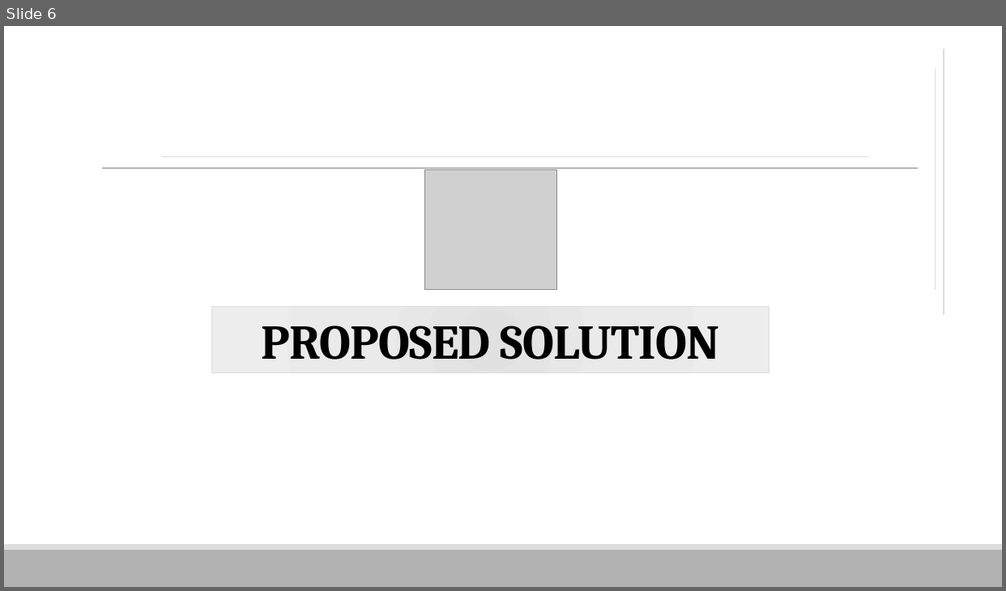
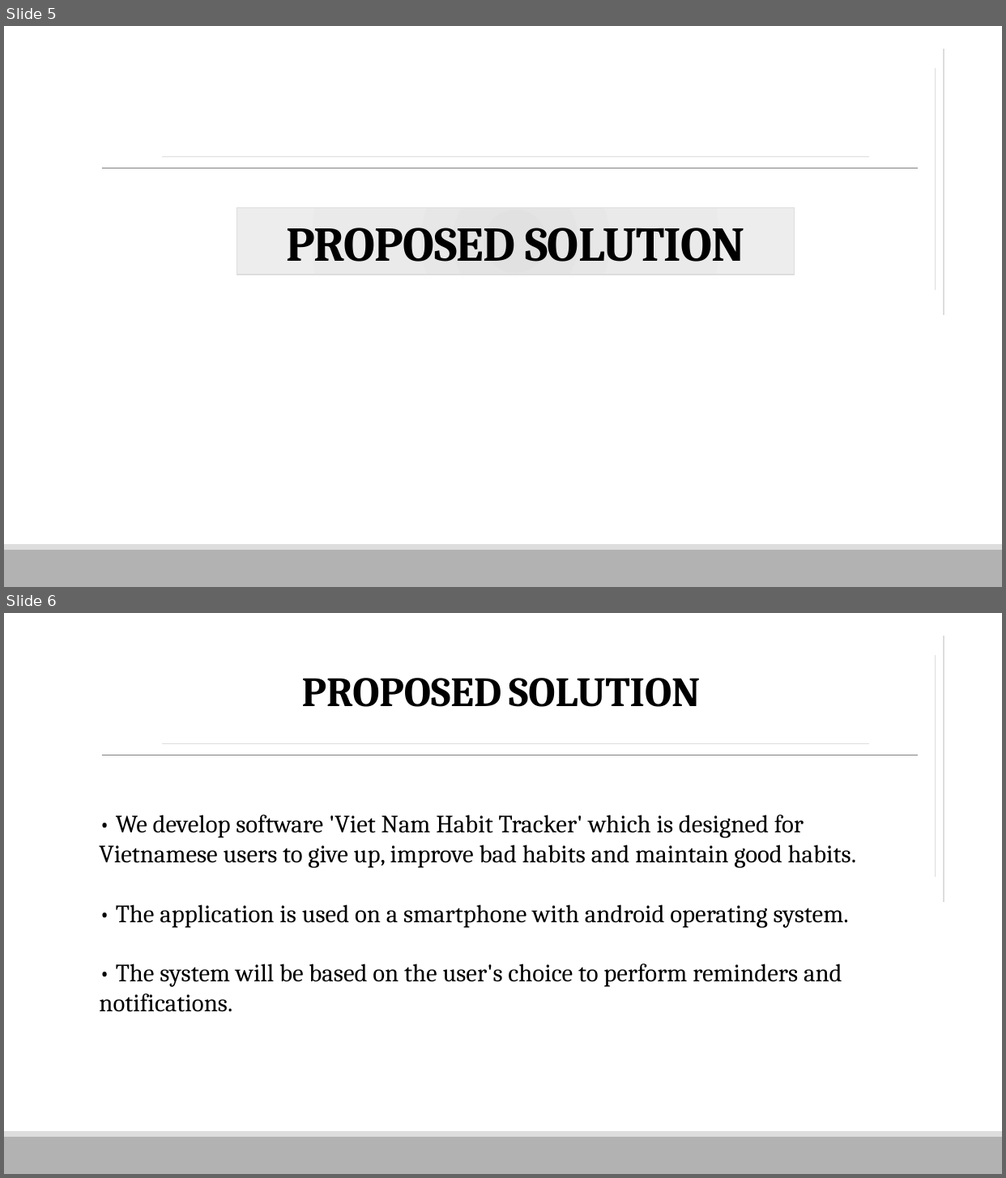
Before and after one commit to vnhabittracker/VHT-Server, a slide deck: VHT.pptx. Shown one above the other, each under a label of ours: slide 6 before the commit, slides 5 and 6 after it. The pictures are 1006x591 and 1006x1178 pixels, drawn with LibreOffice and Linux fonts; fonts in the diff are those of the drawing; grey boxes stand for pictures. Boxes give left, top, right and bottom in pixels: in the first picture for what was removed or moved away, otherwise in the second. Text is boxed around its words. In the diff, an @@ line names an element or a change of style, - is before the commit and + after.

```diff
--- a/VHT.pptx
+++ b/VHT.pptx
@@ slide 6 added at [4,613,1002,1174], background #FFFFFF; not listed: 3 template elements that a slide beside it also shows @@
@@ line added from (944, 902) to (944, 636), #DDDDDD 1 pt @@
@@ line added from (936, 877) to (936, 656), #DDDDDD 1 pt @@
@@ text added at [302,678,700,707], 40 pt, text #000000, bold, small capitals @@
+PROPOSED SOLUTION
@@ line added from (162, 744) to (869, 744), #DDDDDD 1 pt @@
@@ text added at [99,815,856,1012], 24 pt, text #000000 @@
+• We develop software 'Viet Nam Habit Tracker' which is designed for Vietnamese users to give up, improve bad habits and maintain good habits.
+• The application is used on a smartphone with android operating system.
+• The system will be based on the user's choice to perform reminders and notifications.
@@ what was slide 6 is now slide 5 @@
@@ slide 5 changed as well @@
@@ picture removed at [424,169,557,290] @@
@@ title "PROPOSED SOLUTION": place and size @@
-title "PROPOSED SOLUTION" at [212,307,769,373]
+title "PROPOSED SOLUTION" at [236,208,794,275]
```
Also in this commit, not shown: 19 other slides changed, 3 other slides added, 6 slides removed.
